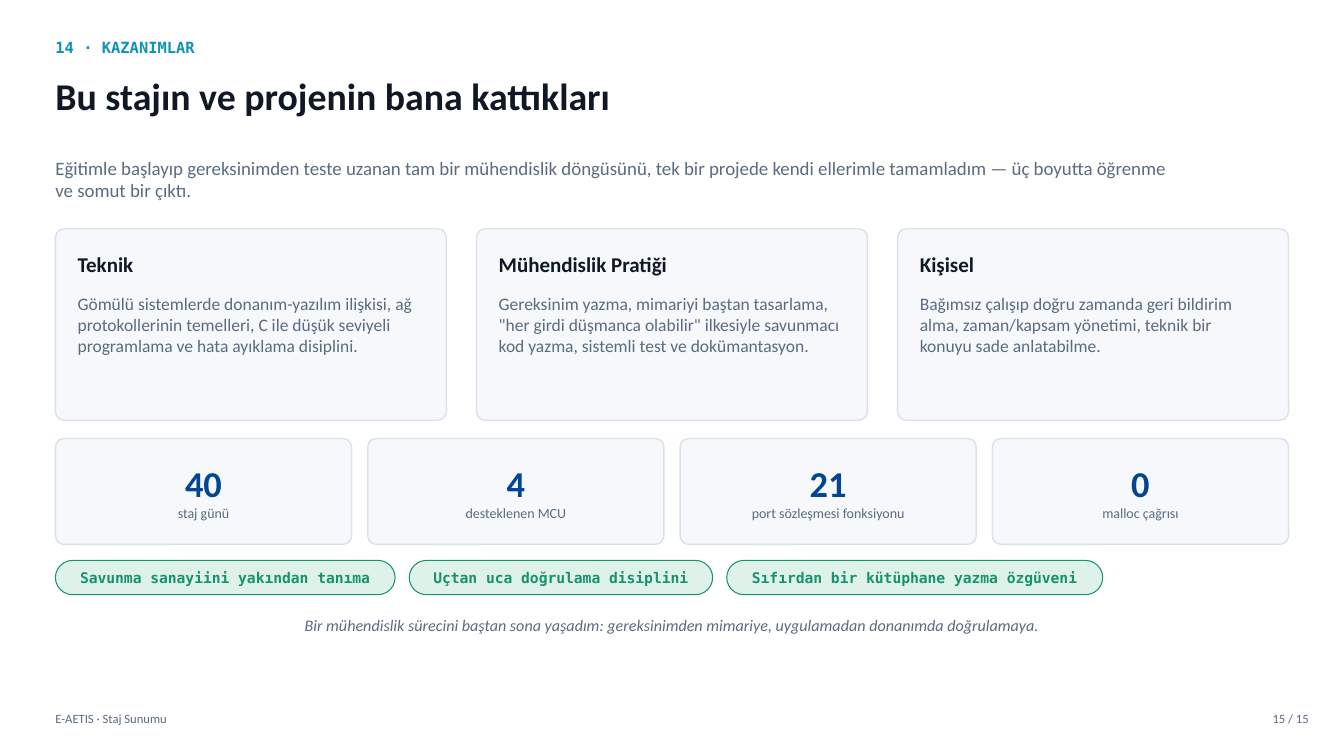
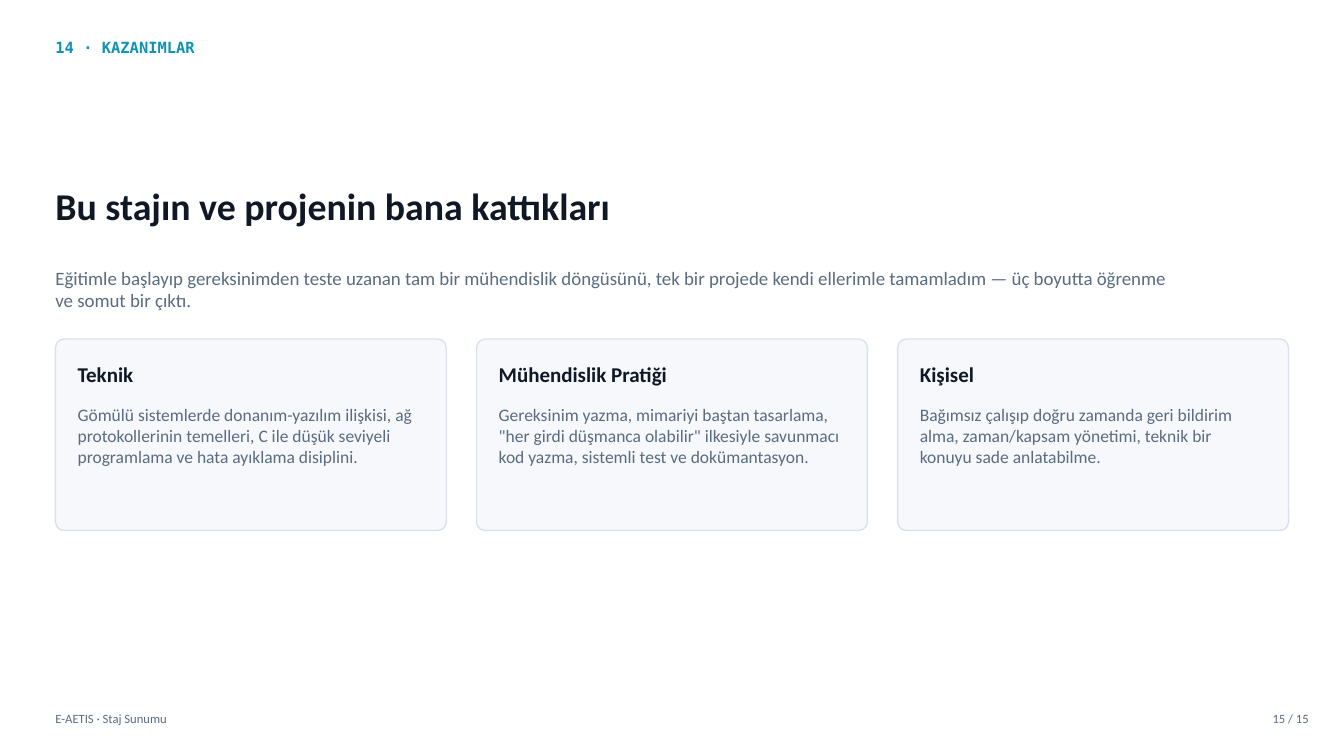
Before and after one commit to k4zmo55/ETH_BSP, a slide deck: slide 15 of sunum/EAETIS_Staj_Sunumu_Taslak.pptx. Drawn at 1344x756 pixels with LibreOffice and Linux fonts; fonts in the diff are those of the drawing; background and template pictures are left out. Boxes give left, top, right and bottom in pixels: in the first picture for what was removed or moved away, otherwise in the second. Text is boxed around its words. In the diff, an @@ line names an element or a change of style, - is before the commit and + after.

```diff
--- a/sunum/EAETIS_Staj_Sunumu_Taslak.pptx
+++ b/sunum/EAETIS_Staj_Sunumu_Taslak.pptx
@@ 8 texts, 3 rounded rectangles: place and size @@
-8 texts, 3 rounded rectangles at <box>55,83,1290,420</box>
+8 texts, 3 rounded rectangles at <box>55,193,1290,530</box>
@@ rounded rectangle removed at <box>55,439,352,544</box> @@
-40
-staj günü
@@ rounded rectangle removed at <box>368,439,664,544</box> @@
-4
-desteklenen MCU
@@ rounded rectangle removed at <box>681,439,977,544</box> @@
-21
-port sözleşmesi fonksiyonu
@@ rounded rectangle removed at <box>992,439,1289,544</box> @@
-0
-malloc çağrısı
@@ rounded rectangle removed at <box>55,561,395,595</box> @@
-Savunma sanayiini yakından tanıma
@@ rounded rectangle removed at <box>409,561,713,595</box> @@
-Uçtan uca doğrulama disiplini
@@ rounded rectangle removed at <box>727,561,1103,595</box> @@
-Sıfırdan bir kütüphane yazma özgüveni
@@ text removed at <box>305,620,1038,634</box> @@
-Bir mühendislik sürecini baştan sona yaşadım: gereksinimden mimariye, uygulamadan donanımda doğrulamaya.
```
Also in this commit, not shown: 8 other slides changed, 5 other files.
